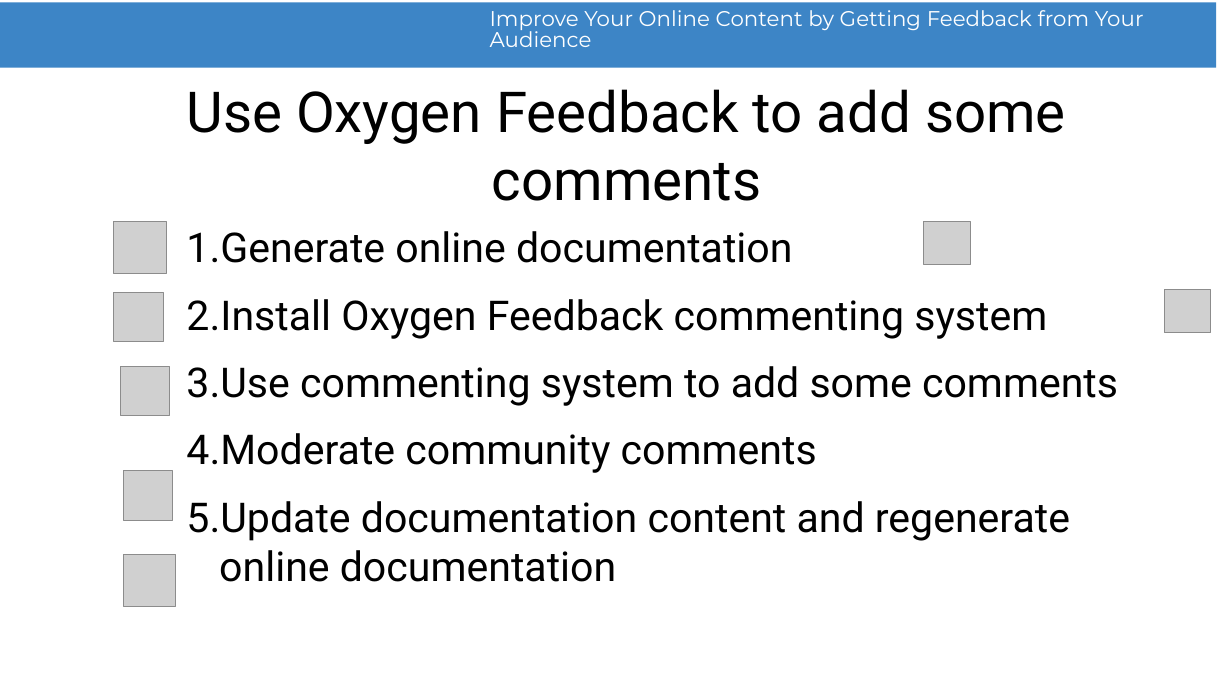
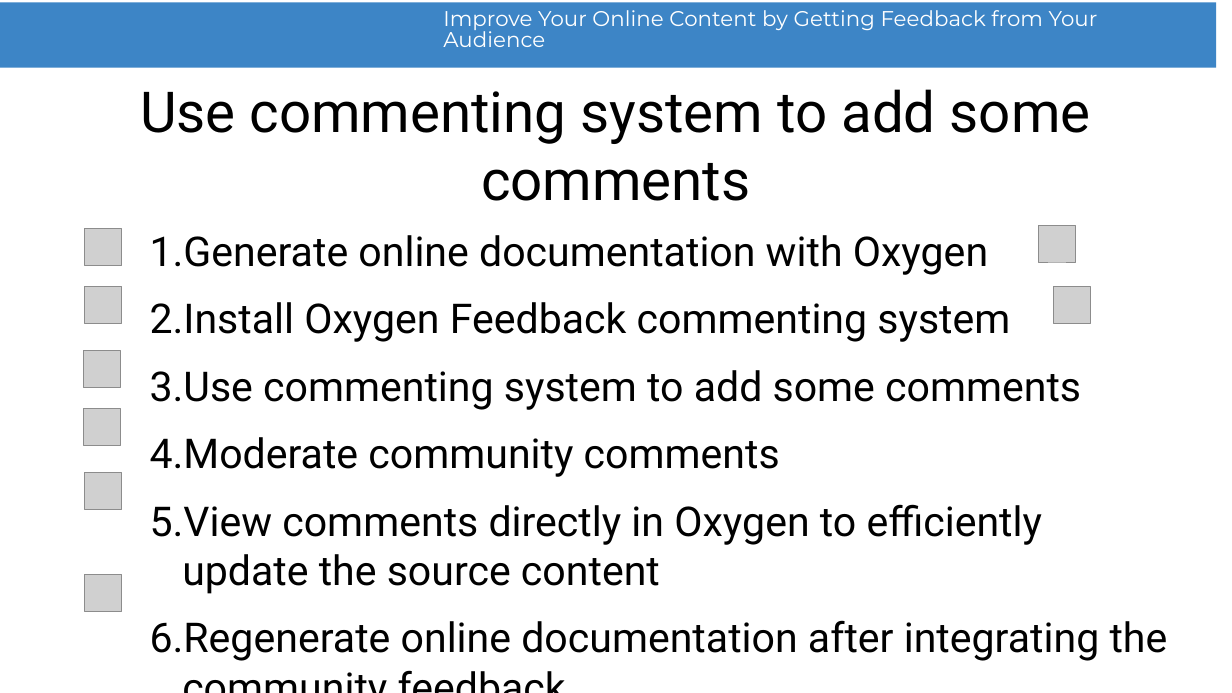
Before and after one commit to radu-pisoi/feedback-presentation, a slide deck: slide 15 of presentation/feedback-demo.odp. Drawn at 1232x693 pixels with LibreOffice and Linux fonts; fonts in the diff are those of the drawing; grey boxes stand for pictures; background and template pictures are left out. Boxes give left, top, right and bottom in pixels: in the first picture for what was removed or moved away, otherwise in the second. Text is boxed around its words. In the diff, an @@ line names an element or a change of style, - is before the commit and + after.

Commit message:
Presentation update

```diff
--- a/presentation/feedback-demo.odp
+++ b/presentation/feedback-demo.odp
@@ text "Improve Your Online Content by ...": place and size @@
-text "Improve Your Online Content by ..." at bbox=[490, 10, 1144, 47]
+text "Improve Your Online Content by ..." at bbox=[443, 10, 1098, 47]
@@ title at bbox=[140, 89, 1091, 201]: text changed @@
-Use Oxygen Feedback to add some comments
+Use commenting system to add some comments
@@ picture: place and size @@
-picture at bbox=[114, 222, 166, 274]
+picture at bbox=[85, 229, 122, 266]
@@ text "Generate online documentation with Oxygen": place and size @@
-text "Generate online documentation with Oxygen" at bbox=[186, 231, 1118, 582]
+text "Generate online documentation with Oxygen" at bbox=[150, 235, 1168, 661]
@@ text at bbox=[150, 235, 988, 275]: text changed @@
-1. Generate online documentation
+1. Generate online documentation with Oxygen
@@ picture: place and size @@
-picture at bbox=[924, 222, 970, 264]
+picture at bbox=[1039, 226, 1076, 262]
@@ picture: place and size @@
-picture at bbox=[114, 292, 163, 341]
+picture at bbox=[85, 287, 122, 323]
@@ picture: place and size @@
-picture at bbox=[1165, 290, 1211, 333]
+picture at bbox=[1054, 287, 1091, 323]
@@ picture: place and size @@
-picture at bbox=[120, 366, 169, 415]
+picture at bbox=[83, 351, 120, 388]
@@ picture added at bbox=[83, 409, 120, 445] @@
@@ picture: place and size @@
-picture at bbox=[123, 471, 172, 520]
+picture at bbox=[85, 472, 122, 509]
@@ text at bbox=[150, 504, 1168, 661]: text changed @@
-5. Update documentation content and regenerate online documentation
+5. View comments directly in Oxygen to efficiently update the source content
+6. Regenerate online documentation after integrating the community feedback
@@ picture: place and size @@
-picture at bbox=[123, 555, 176, 607]
+picture at bbox=[85, 575, 122, 612]
```
Also in this commit, not shown: 28 other slides changed, 1 other file.
